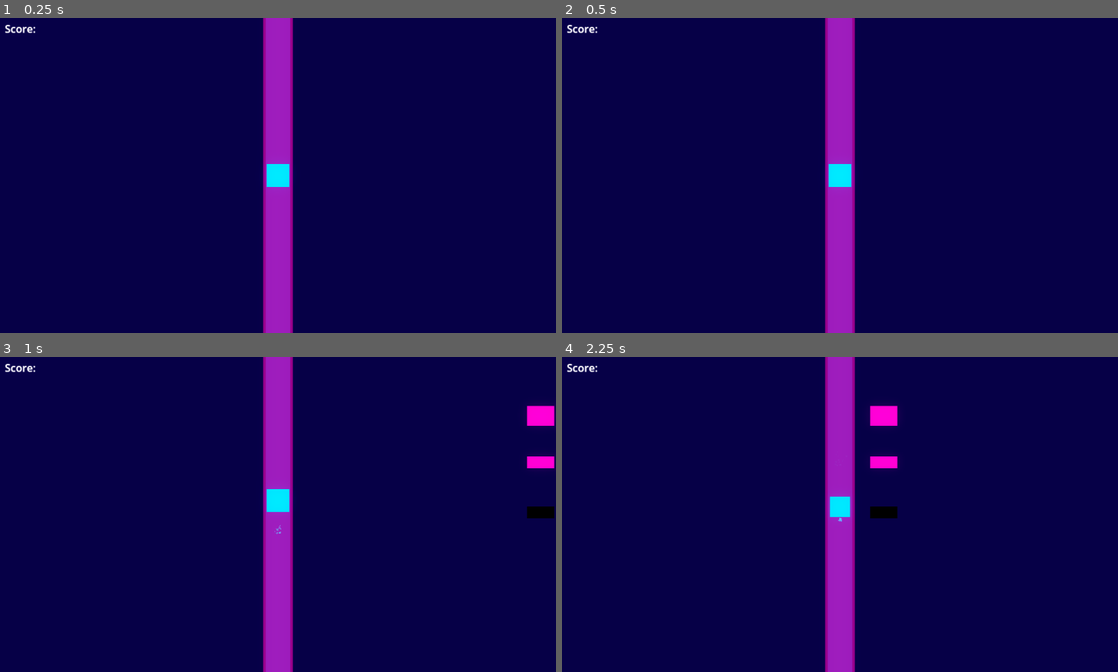
Above: before the commit, frames 1-4 (two rows, left to right).
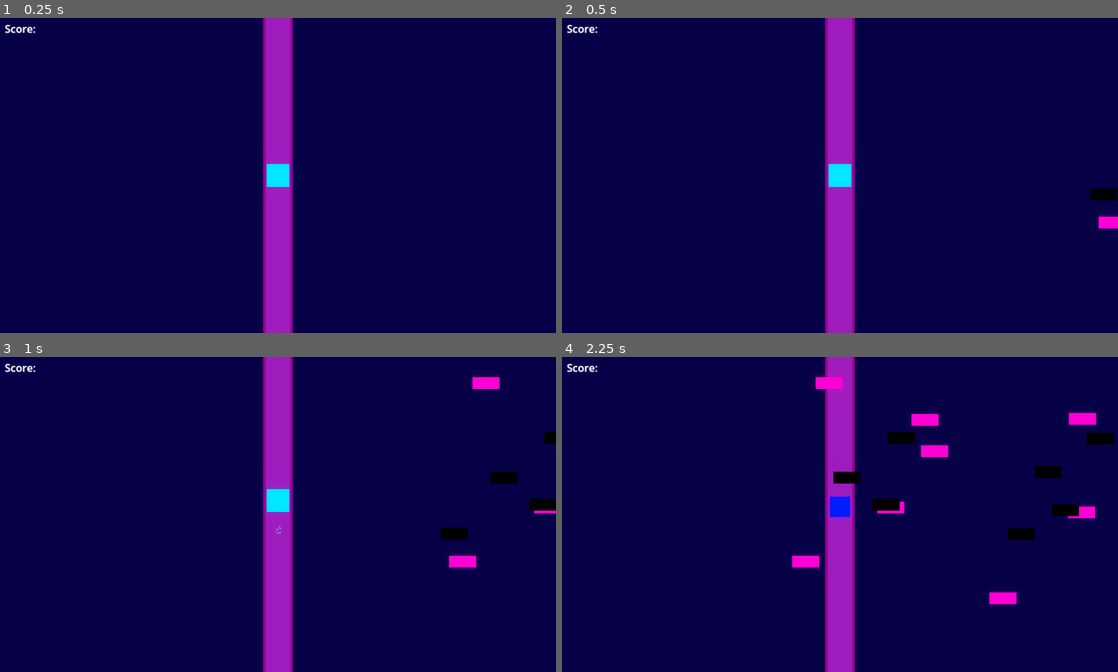
Above: after the commit, the same moments.

Repository: budermich/3-DAY-GAME-
Game: Godot game, scene res://scenes/World Scenes/main.tscn
The game is run twice, just before and just after one commit, with the same random seed, the same clock (stepped at 60 frames per second) and the same inputs.
Inputs:
- Up to frame 1 (0.25 s): no input
- Up to frame 2 (0.5 s): no input
- Up to frame 3 (1 s): hold W (Up) from 0.53 s (still down)
- Up to frame 4 (2.25 s): release W (Up) at 1.28 s; hold S (down) 1.28-2.03 s; hold W (Up) from 2.03 s (still down)

Frame 1 is identical in both runs. In frame 2, 0.3% of the frame differs, in the area x 95-100%, y 54-67%; in frame 3, 1.6%; in frame 4, 3.5%, in the area x 41-100%, y 6-79%.

Commit message:
made them appear all over the place

Diff:
--- a/scenes/World Scenes/main.tscn
+++ b/scenes/World Scenes/main.tscn
@@ -15,10 +15,11 @@
 # Called when the node enters the scene tree for the first time.
 func _ready():
 	var i = 0
-	while i < 4:
+	while i < 16:
 		var obstacleInstance = obstacle.instantiate()  # Create a new instance for each iteration
 		var Yrange = randi_range(-300, 300)
-		obstacleInstance.position = Vector2(1000, Yrange)
+		var Xrange = randi_range(800,1500)
+		obstacleInstance.position = Vector2(Xrange, Yrange)
 		add_child(obstacleInstance)  # Add the new obstacle instance to the scene
 		obstacleInstances.append(obstacleInstance)
 		i += 1
